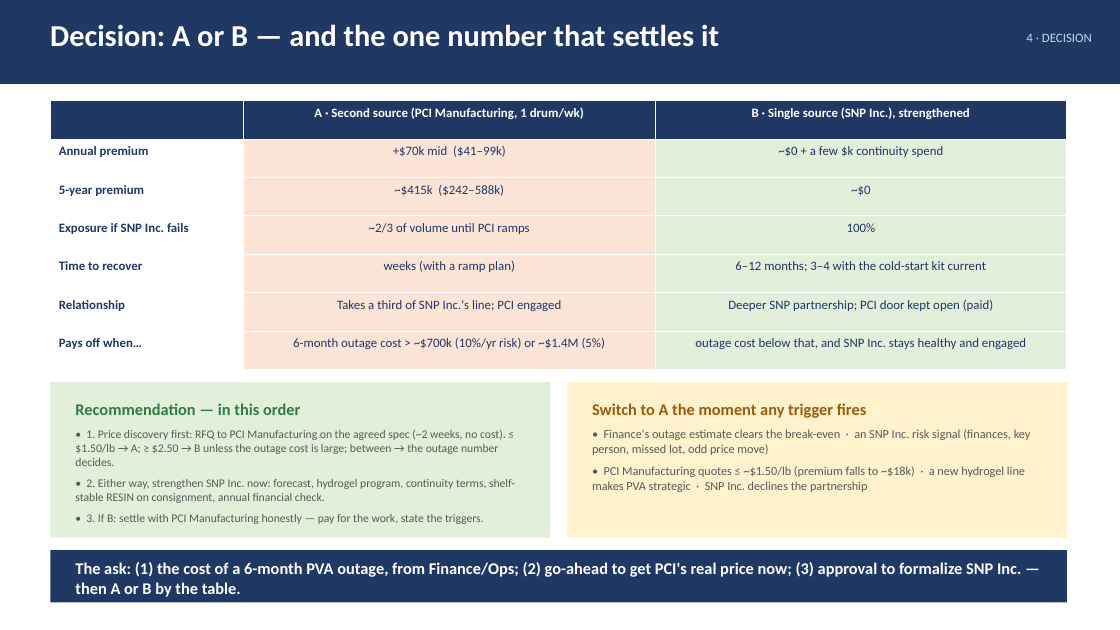
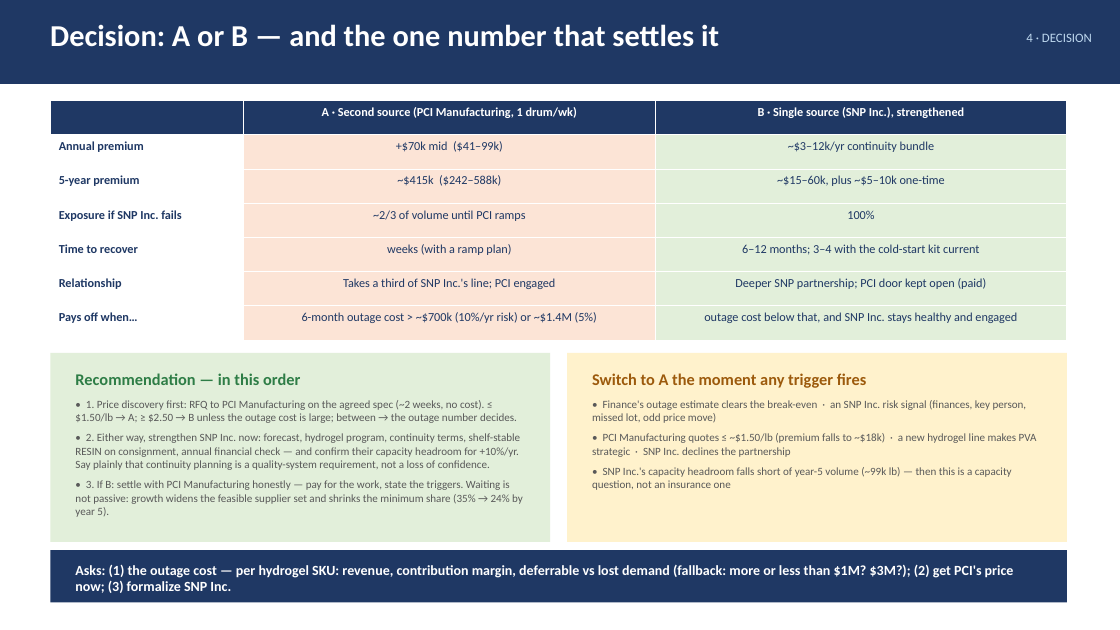
Before and after one commit to naviero1/Claude-Works, a slide deck: slide 8 of PVA second supplier initiative/PVA_Second_Supplier_Leadership_Deck.pptx. Drawn at 1120x630 pixels with LibreOffice and Linux fonts; fonts in the diff are those of the drawing. Boxes give left, top, right and bottom in pixels: in the first picture for what was removed or moved away, otherwise in the second. Text is boxed around its words. In the diff, an @@ line names an element or a change of style, - is before the commit and + after.

```diff
--- a/PVA second supplier initiative/PVA_Second_Supplier_Leadership_Deck.pptx
+++ b/PVA second supplier initiative/PVA_Second_Supplier_Leadership_Deck.pptx
@@ table at bbox=[50, 101, 1067, 340] @@
-row 2, column 3: ~$0 + a few $k continuity spend
+row 2, column 3: ~$3–12k/yr continuity bundle
-row 3, column 3: ~$0
+row 3, column 3: ~$15–60k, plus ~$5–10k one-time
@@ size 11 to 10.5 pt in "A · Second source (PCI Manufacturing, 1 ...", "B · Single source (SNP Inc.), strengthened", "Annual premium", "+$70k mid ($41–99k)" and 14 more places @@
@@ rectangle: place and size @@
-rectangle at bbox=[50, 382, 550, 538]
+rectangle at bbox=[50, 353, 550, 542]
@@ rectangle: place and size @@
-rectangle at bbox=[567, 382, 1067, 538]
+rectangle at bbox=[567, 353, 1067, 542]
@@ text "Recommendation — in this order": place and size @@
-text "Recommendation — in this order" at bbox=[75, 403, 515, 524]
+text "Recommendation — in this order" at bbox=[75, 373, 523, 517]
@@ text "Switch to A the moment ...": place and size @@
-text "Switch to A the moment ..." at bbox=[592, 403, 1031, 492]
+text "Switch to A the moment ..." at bbox=[592, 373, 1037, 490]
@@ text at bbox=[75, 400, 517, 423]: size 10 to 9.5 pt in "• 1. Price discovery first: RFQ to ..." @@
@@ text at bbox=[592, 400, 1037, 457]: size 10.5 to 9.5 pt in "• Finance's outage estimate clears the break-even ...", "• PCI Manufacturing quotes ≤ ~$1.50/lb (premium ..." @@
@@ text at bbox=[75, 433, 523, 517]: text changed; size 10 to 9.5 pt @@
-• 2. Either way, strengthen SNP Inc. now: forecast, hydrogel program, continuity terms, shelf-stable RESIN on consignment, annual financial check.
-• 3. If B: settle with PCI Manufacturing honestly — pay for the work, state the triggers.
+• 2. Either way, strengthen SNP Inc. now: forecast, hydrogel program, continuity terms, shelf-stable RESIN on consignment, annual financial check — and confirm their capacity headroom for +10%/yr. Say plainly that continuity planning is a quality-system requirement, not a loss of confidence.
+• 3. If B: settle with PCI Manufacturing honestly — pay for the work, state the triggers. Waiting is not passive: growth widens the feasible supplier set and shrinks the minimum share (35% → 24% by year 5).
@@ text at bbox=[592, 467, 1012, 490]: paragraph added @@
+• SNP Inc.'s capacity headroom falls short of year-5 volume (~99k lb) — then this is a capacity question, not an insurance one
@@ text at bbox=[75, 565, 1014, 593]: text changed; size 14 to 12 pt @@
-The ask: (1) the cost of a 6-month PVA outage, from Finance/Ops; (2) go-ahead to get PCI's real price now; (3) approval to formalize SNP Inc. — then A or B by the table.
+Asks: (1) the outage cost — per hydrogel SKU: revenue, contribution margin, deferrable vs lost demand (fallback: more or less than $1M? $3M?); (2) get PCI's price now; (3) formalize SNP Inc.
```
Also in this commit, not shown: 2 other slides changed, 1 other file.
